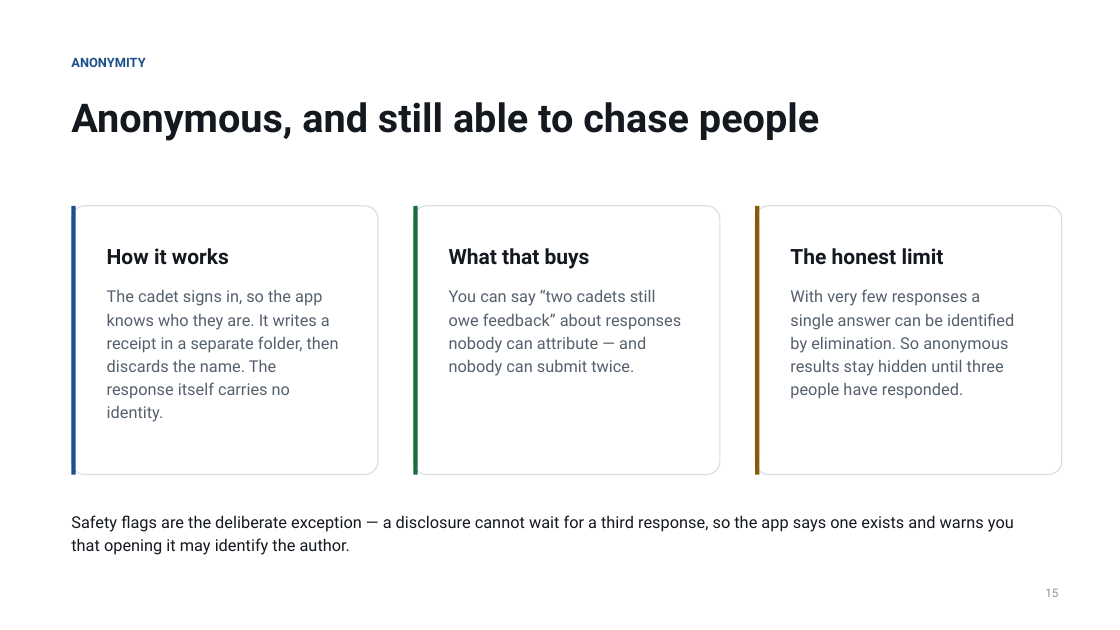
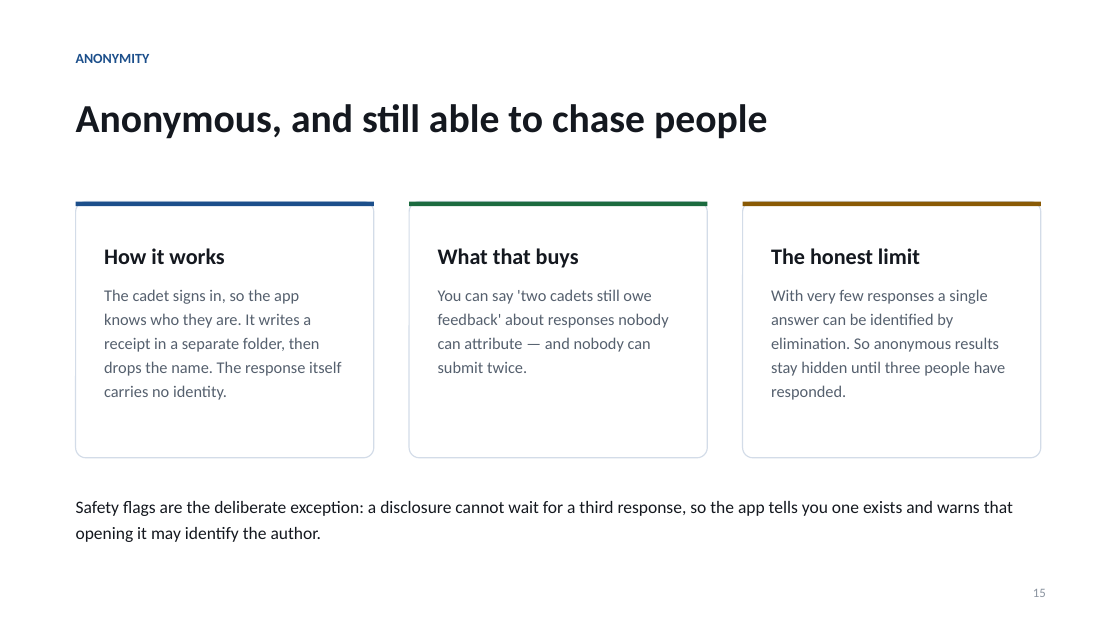
Before and after one commit to dmg-arts/my-pwa, a slide deck: slide 15 of docs/TOP-Feedback-Introduction.pptx. Drawn at 1120x630 pixels with LibreOffice and Linux fonts; fonts in the diff are those of the drawing. Boxes give left, top, right and bottom in pixels: in the first picture for what was removed or moved away, otherwise in the second. Text is boxed around its words. In the diff, an @@ line names an element or a change of style, - is before the commit and + after.

```diff
--- a/docs/TOP-Feedback-Introduction.pptx
+++ b/docs/TOP-Feedback-Introduction.pptx
@@ text "ANONYMITY" at <box>76,54,150,63</box>: size 11 to 12 pt, font Roboto to Calibri; line spacing 1.18 to 1.22 @@
@@ text "Anonymous, and still able to ..." at <box>76,104,767,139</box>: font Roboto to Calibri; line spacing 1.18 to 1.22 @@
@@ rounded rectangle: place and size @@
-rounded rectangle at <box>71,206,378,475</box>
+rounded rectangle at <box>76,202,374,458</box>
@@ rectangle: place and size @@
-rectangle at <box>71,206,76,475</box>
+rectangle at <box>76,202,374,207</box>
@@ rounded rectangle: place and size @@
-rounded rectangle at <box>413,206,720,475</box>
+rounded rectangle at <box>409,202,707,458</box>
@@ rectangle: place and size @@
-rectangle at <box>413,206,418,475</box>
+rectangle at <box>409,202,707,207</box>
@@ outline #D8DEE8 1 pt to #D3DCE8 1 pt; proportions changed in 3 elements at <box>76,202,374,458</box>, <box>409,202,707,458</box>, <box>743,202,1041,458</box> @@
@@ rounded rectangle: place and size @@
-rounded rectangle at <box>755,206,1062,475</box>
+rounded rectangle at <box>743,202,1041,458</box>
@@ rectangle: place and size @@
-rectangle at <box>755,206,760,475</box>
+rectangle at <box>743,202,1041,207</box>
@@ text "What that buys": place and size @@
-text "What that buys" at <box>449,248,682,376</box>
+text "What that buys" at <box>438,248,668,373</box>
@@ text "The honest limit": place and size @@
-text "The honest limit" at <box>790,248,1014,399</box>
+text "The honest limit" at <box>771,248,1006,400</box>
@@ text "The honest limit" at <box>771,248,1006,400</box>: size 18 to 19 pt in "The honest limit"; font Roboto to Calibri; line spacing 1.18 to 1.22; less space between paragraphs @@
@@ text at <box>104,248,224,264</box>: size 18 to 19 pt, font Roboto to Calibri in "How it works"; line spacing 1.18 to 1.22; less space between paragraphs @@
@@ text at <box>438,248,579,268</box>: size 18 to 19 pt, font Roboto to Calibri in "What that buys"; line spacing 1.18 to 1.22; less space between paragraphs @@
@@ text at <box>104,289,341,400</box>: text changed; font Roboto to Calibri @@
-The cadet signs in, so the app knows who they are. It writes a receipt in a separate folder, then discards the name. The response itself carries no identity.
+The cadet signs in, so the app knows who they are. It writes a receipt in a separate folder, then drops the name. The response itself carries no identity.
@@ text at <box>438,289,668,373</box>: text changed; font Roboto to Calibri @@
-You can say “two cadets still owe feedback” about responses nobody can attribute — and nobody can submit twice.
+You can say 'two cadets still owe feedback' about responses nobody can attribute — and nobody can submit twice.
@@ text at <box>76,501,1013,542</box>: text changed; size 14 to 15 pt; font Roboto to Calibri @@
-Safety flags are the deliberate exception — a disclosure cannot wait for a third response, so the app says one exists and warns you that opening it may identify the author.
+Safety flags are the deliberate exception: a disclosure cannot wait for a third response, so the app tells you one exists and warns that opening it may identify the author.
@@ text "15": place and size @@
-text "15" at <box>1045,589,1058,597</box>
+text "15" at <box>1033,589,1046,597</box>
@@ text "15" at <box>1033,589,1046,597</box>: size 10 to 11 pt, font Roboto to Calibri; line spacing 1.18 to 1.22 @@
```
Also in this commit, not shown: 16 other slides changed, 2 other files.
